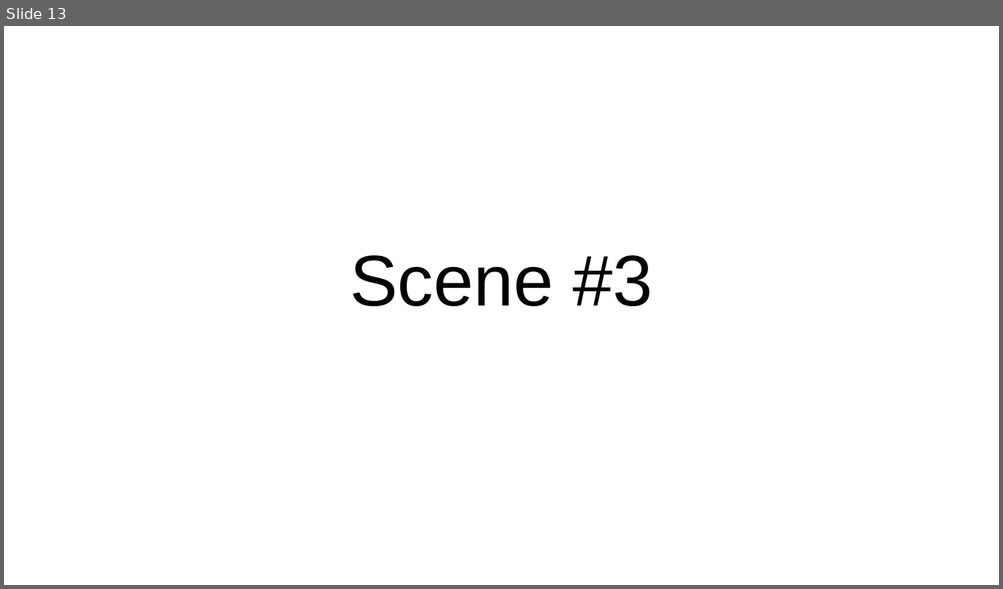
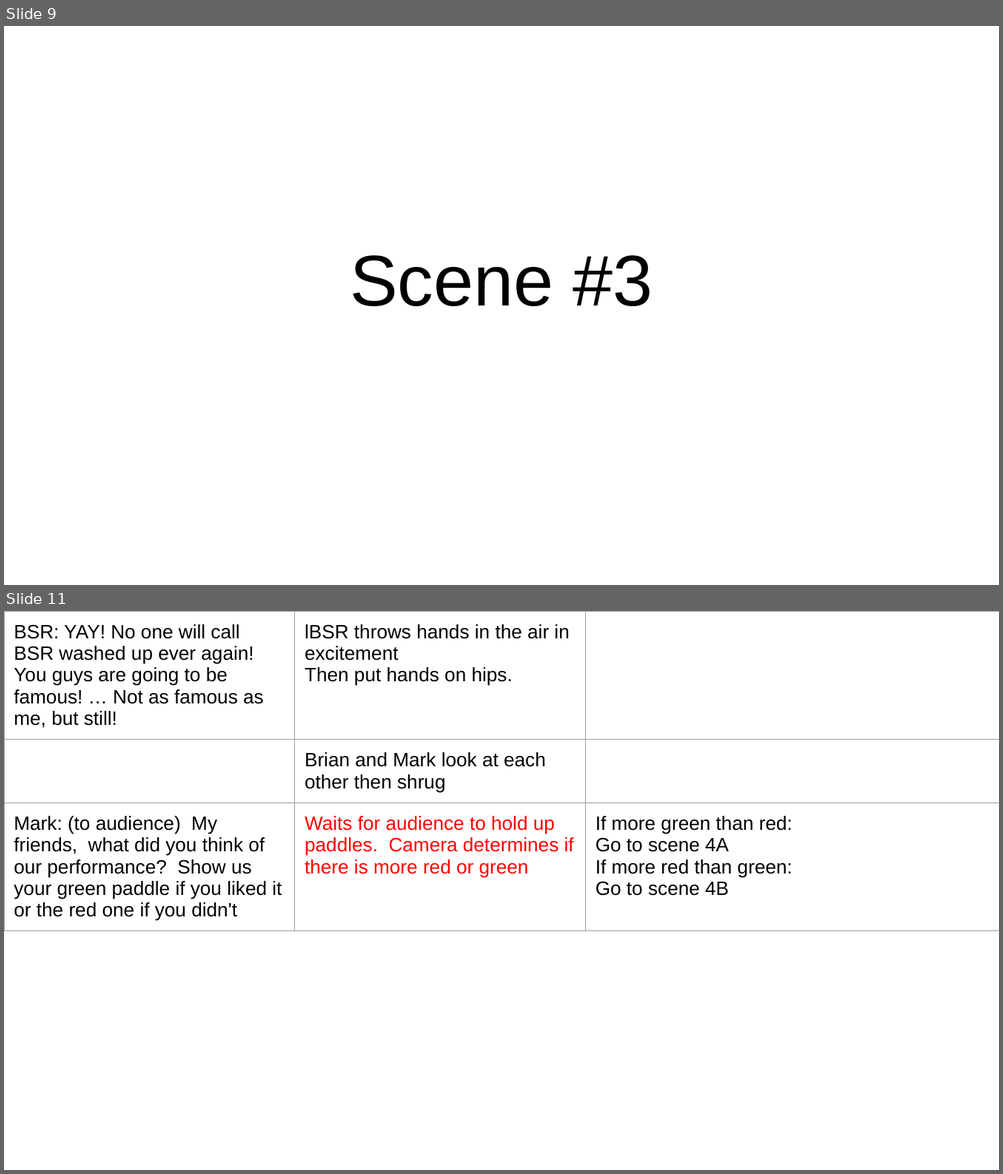
Before and after one commit to poanessa/RobotTheater2017, a slide deck: Capstone play_ Motion Library.pptx. Shown one above the other, each under a label of ours: slide 13 before the commit, slides 9 and 11 after it; the slides between them are not shown. The pictures are 1003x589 and 1003x1174 pixels, drawn with LibreOffice and Linux fonts; fonts in the diff are those of the drawing. Boxes give left, top, right and bottom in pixels: in the first picture for what was removed or moved away, otherwise in the second. Text is boxed around its words. In the diff, an @@ line names an element or a change of style, - is before the commit and + after.

```diff
--- a/Capstone play_ Motion Library.pptx
+++ b/Capstone play_ Motion Library.pptx
@@ slide 11 added at [4, 611, 999, 1170], background #FFFFFF @@
@@ table added at [4, 611, 999, 937], 3 rows, 3 columns @@
+BSR: YAY! No one will call BSR washed up ever again! You guys are going to be famous! … Not as famous as me, but still! | lBSR throws hands in the air in excitement / Then put hands on hips. | 
+ | Brian and Mark look at each other then shrug | 
+Mark: (to audience) My friends, what did you think of our performance? Show us your green paddle if you liked it or the red one if you didn't | Waits for audience to hold up paddles. Camera determines if there is more red or green | If more green than red: / Go to scene 4A / If more red than green: / Go to scene 4B
@@ what was slide 13 is now slide 9 @@
```
Also in this commit, not shown: 1 slide changed, 10 other slides added, 9 slides removed.
